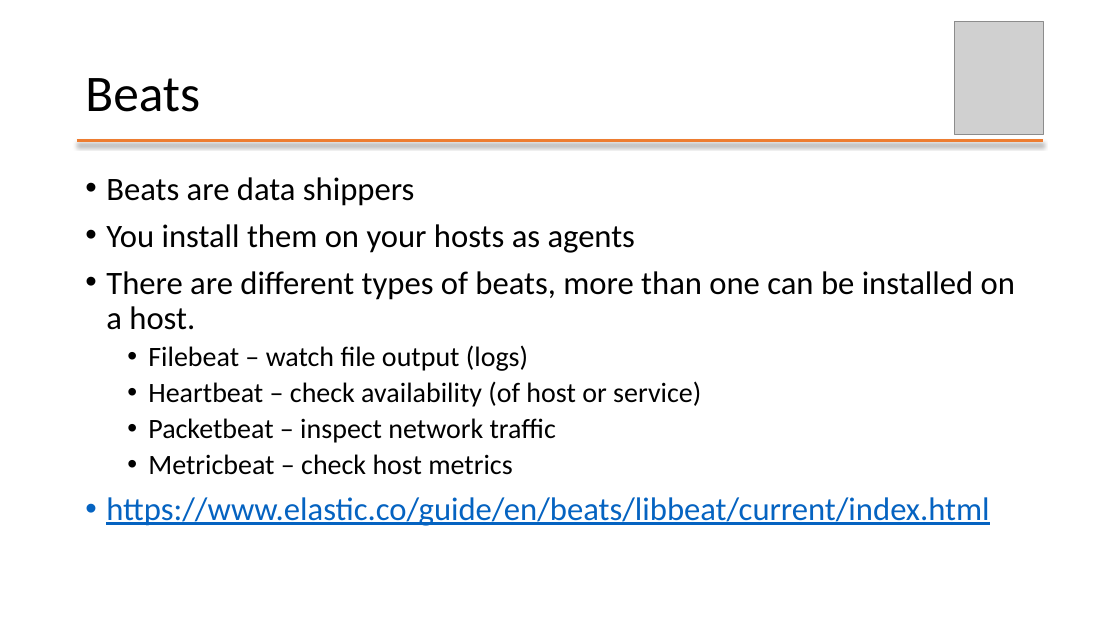
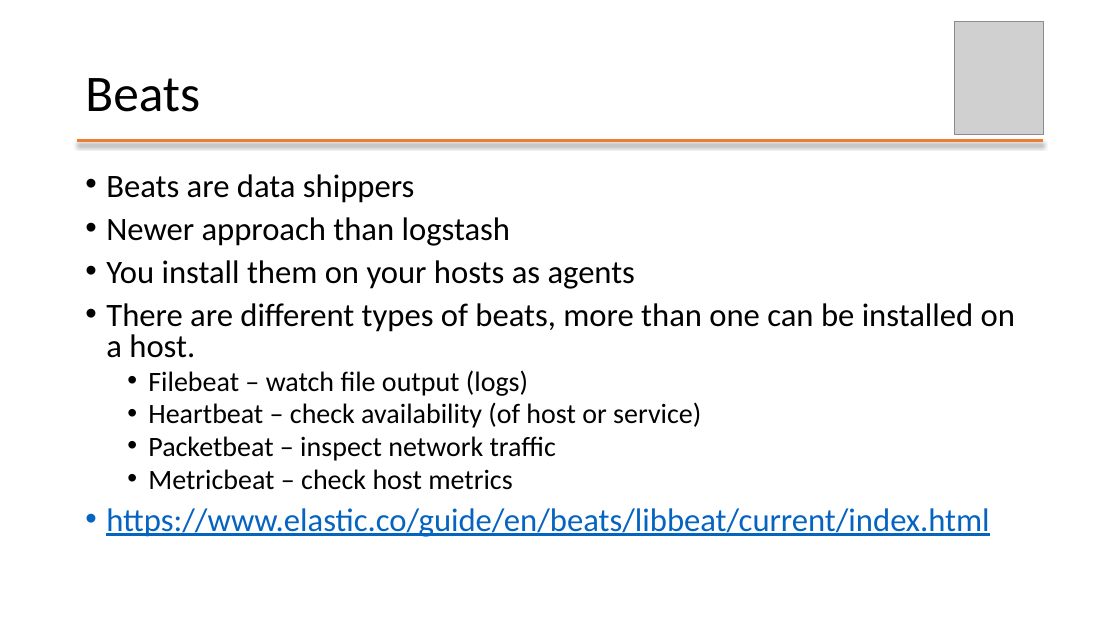
Before and after one commit to mafudge/ist769-old, a slide deck: slide 12 of content/J-Search/J-Search.pptx. Drawn at 1120x630 pixels with LibreOffice and Linux fonts; fonts in the diff are those of the drawing; grey boxes stand for pictures. Boxes give left, top, right and bottom in pixels: in the first picture for what was removed or moved away, otherwise in the second. Text is boxed around its words. In the diff, an @@ line names an element or a change of style, - is before the commit and + after.

```diff
--- a/content/J-Search/J-Search.pptx
+++ b/content/J-Search/J-Search.pptx
@@ text at <box>106,174,1015,537</box>: line spacing 0.9 to 0.8 @@
@@ text at <box>106,217,511,246</box>: paragraph added @@
+• Newer approach than logstash
```
Also in this commit, not shown: 4 other slides changed, 17 slides added, 42 slides removed, 3 other files.
